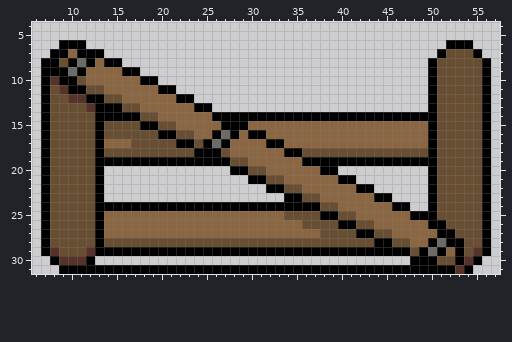
One commit to this pixel-art file: sprite/Pokemon Game/Wood Storage.aseprite. The picture above is the old version.
64x32 pixels, 1 frame. Shown: x 6..57, y 4..31.
Once edited:
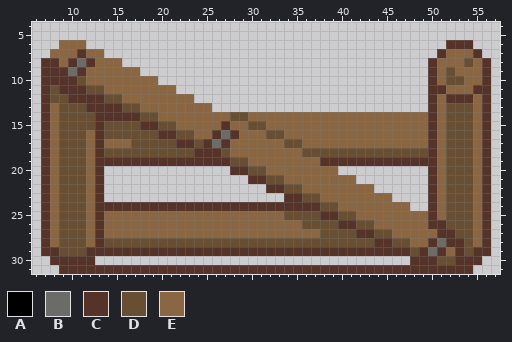
Palette (. is transparent): A #000000  B #6b6b67  C #553328  D #684e32  E #8a6742
The exact change:
Colour C replaces colour A in row 6 at x 52 to 54; in row 7 at x 11, 51 and 55; in row 8 at x 7 to 8, 10, 12, 50 and 56; in row 9 at x 7 to 9, 11, 50 and 56; in row 10 at x 7, 9 to 10, 50 and 56; in row 11 at x 7, 10 to 11, 50 and 56.
Colour C replaces colour A in row 12 at x 7, 12 to 13, 50 and 56; in row 13 at x 7, 13 to 15, 50 and 56; in row 14 at x 7, 13 to 17, 50 and 56; in row 15 at x 7, 13, 18 to 19, 27, 50 and 56; in row 16 at x 7, 13, 20 to 21, 26, 28, 50 and 56; in row 17 at x 7, 13, 22 to 23, 25, 27, 50 and 56.
Colour C replaces colour A in row 18 at x 7, 13, 24 to 26, 50 and 56; in row 19 at x 7, 13 to 27, 38 to 50 and 56; in row 20 at x 7, 13, 28 to 29, 50 and 56; in row 21 at x 7, 13, 30 to 31, 50 and 56; in row 22 at x 7, 13, 32 to 33, 50 and 56; in row 23 at x 7, 13, 34 to 35, 50 and 56.
Colour C replaces colour A in row 24 at x 7, 13 to 37, 50 and 56; in row 25 at x 7, 13, 38 to 39, 50 and 56; in row 26 at x 7, 13, 40 to 41, 50 to 51 and 56; in row 27 at x 7, 13, 42 to 43, 51 to 52 and 56; in row 28 at x 7, 13, 44 to 45, 50, 52 to 53 and 56; in row 29 at x 7, 13 to 47, 49, 51, 53 and 56.
Colour C replaces colour A in row 30 at x 8, 12, 48 to 50, 53 and 55; in row 31 at x 9 to 52 and 54.
Colour C replaces colour D in row 11 at x 51 and 55; in row 12 at x 52 to 54.
Colour D replaces colour A in row 14 at x 28 to 29.
Colour D replaces colour E in row 15 at x 30 to 31; in row 16 at x 32 to 33; in row 17 at x 34 to 35.
Colour E replaces colour A in row 6 at x 9 to 11; in row 7 at x 8 to 9 and 12 to 13; in row 8 at x 14 to 15; in row 9 at x 16 to 17; in row 10 at x 18 to 19; in row 11 at x 20 to 21.
Colour E replaces colour A in row 12 at x 22 to 23; in row 13 at x 24 to 25; in row 14 at x 26 to 27 and 30 to 49; in row 15 at x 28 to 29; in row 16 at x 30 to 31; in row 17 at x 32 to 33.
Colour E replaces colour A in row 18 at x 34 to 35; in row 19 at x 36 to 37; in row 20 at x 38 to 39; in row 21 at x 40 to 41; in row 22 at x 42 to 43; in row 23 at x 44 to 45.
Colour E replaces colour A in row 24 at x 46 to 47; in row 25 at x 48 to 49.
Colour E replaces colour D in row 7 at x 52 to 54; in row 8 at x 9, 51 to 53 and 55; in row 9 at x 51 and 53 to 55; in row 10 at x 51 and 54 to 55; in row 11 at x 52 to 54; in row 12 at x 51 and 55.
Colour E replaces colour D in rows 13 to 15 at x 8, 51 and 55; in rows 16 to 25 at x 8, 12, 51 and 55; in rows 26 to 28 at x 8, 12 and 55.
Changed places in both pictures, as pixel boxes (x1, y1, x2, y2):
changed: (41, 40, 491, 274)
